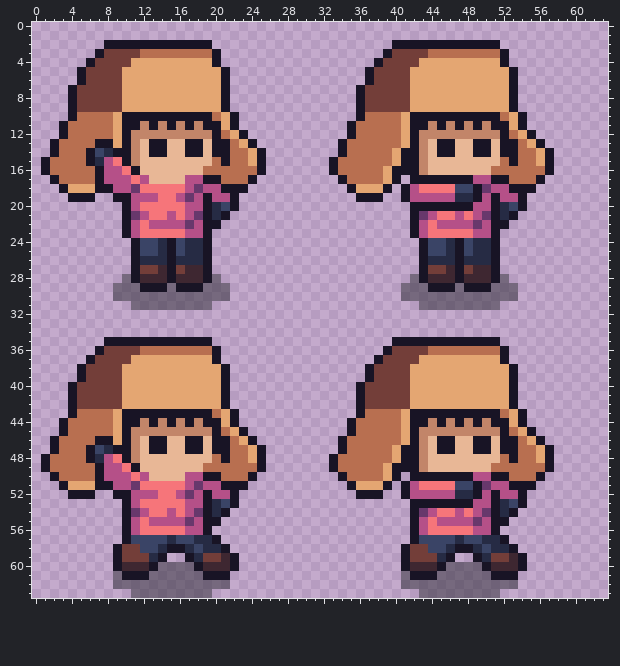
A pixel-art sprite gets an edit: sprites/player/Char_Main_Throw.png. The picture above is the old version.
The file is 64x64 pixels.
And afterwards:
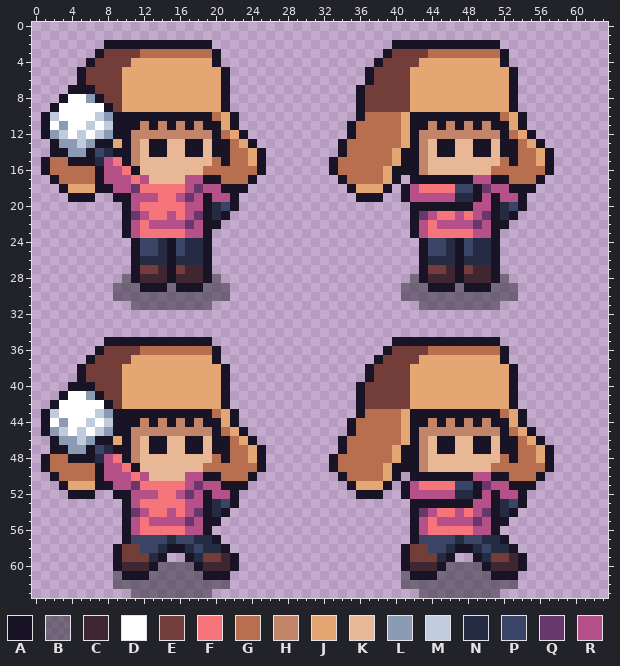
Palette (. is transparent): A #181425  B #28293080  C #3e2731  D #ffffff  E #733e39  F #f6757a  G #b86f50  H #c28569  J #e4a672  K #e8b796  L #8b9bb4  M #c0cbdc  N #262b44  P #3a4466  Q #68386c  R #b55088
The exact change:
There is now colour A in row 8 at x 3; in row 9 at x 2; in rows 10 to 12 at x 1; in row 41 at x 3; in row 42 at x 2; in rows 43 to 45 at x 1.
The edit turns colour E into colour A in row 7 at x 5 to 6; in row 8 at x 7; in row 9 at x 8; in row 40 at x 5 to 6; in row 41 at x 7; in row 42 at x 8.
The edit turns colour G into colour A in row 14 at x 3; in row 15 at x 4 to 5; in row 47 at x 3; in row 48 at x 4 to 5.
The edit turns colour J into colour A in rows 10 to 12 at x 9; in rows 43 to 45 at x 9.
There is now colour D in rows 9 to 10 at x 3; in row 11 at x 2; in rows 42 to 43 at x 3; in row 44 at x 2.
The edit turns colour A into colour D in rows 8 to 10 at x 4; in rows 41 to 43 at x 4.
The edit turns colour E into colour D in row 8 at x 5; in row 9 at x 5 to 7; in row 41 at x 5; in row 42 at x 5 to 7.
The edit turns colour G into colour D in row 10 at x 5 to 6; in row 11 at x 4 to 5 and 7; in row 12 at x 4 and 6; in row 43 at x 5 to 6; in row 44 at x 4 to 5 and 7; in row 45 at x 4 and 6.
There is now colour L in row 12 at x 2; in row 45 at x 2.
The edit turns colour A into colour L in row 11 at x 3; in row 44 at x 3.
The edit turns colour E into colour L in row 8 at x 6; in row 41 at x 6.
The edit turns colour G into colour L in row 10 at x 8; in row 12 at x 8; in row 13 at x 3 to 4 and 6; in row 14 at x 4 to 5; in row 43 at x 8; in row 45 at x 8.
The edit turns colour G into colour L in row 46 at x 3 to 4 and 6; in row 47 at x 4 to 5.
There is now colour M in row 10 at x 2; in row 43 at x 2.
The edit turns colour A into colour M in row 12 at x 3; in row 45 at x 3.
The edit turns colour G into colour M in row 10 at x 7; in row 11 at x 6 and 8; in row 12 at x 5 and 7; in row 13 at x 5; in row 43 at x 7; in row 44 at x 6 and 8.
The edit turns colour G into colour M in row 45 at x 5 and 7; in row 46 at x 5.
